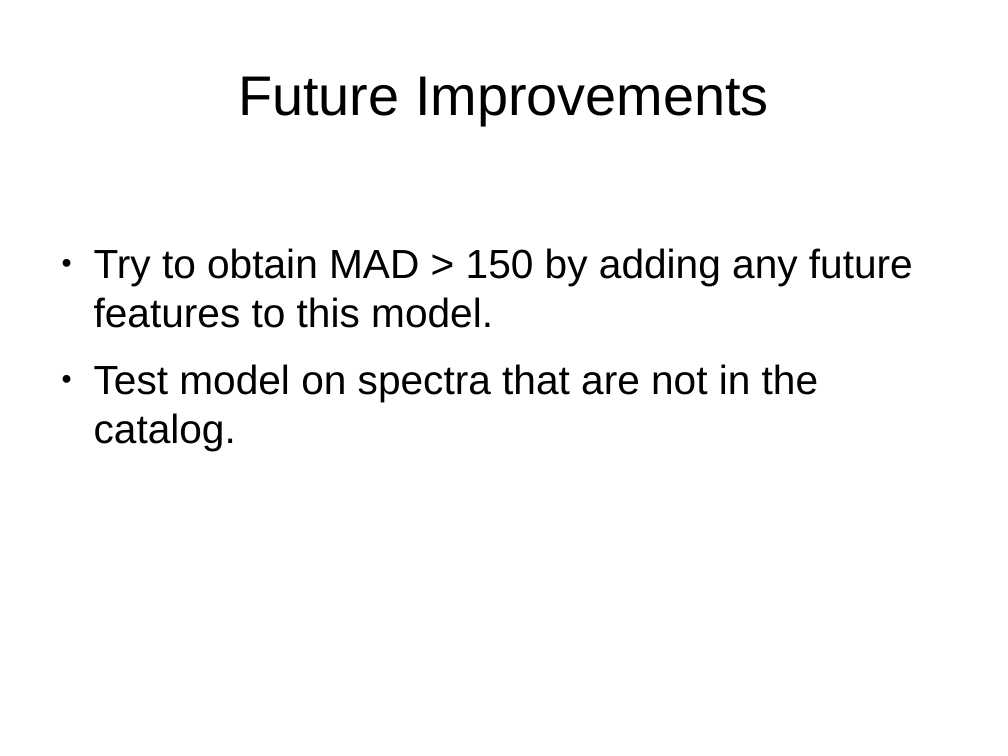
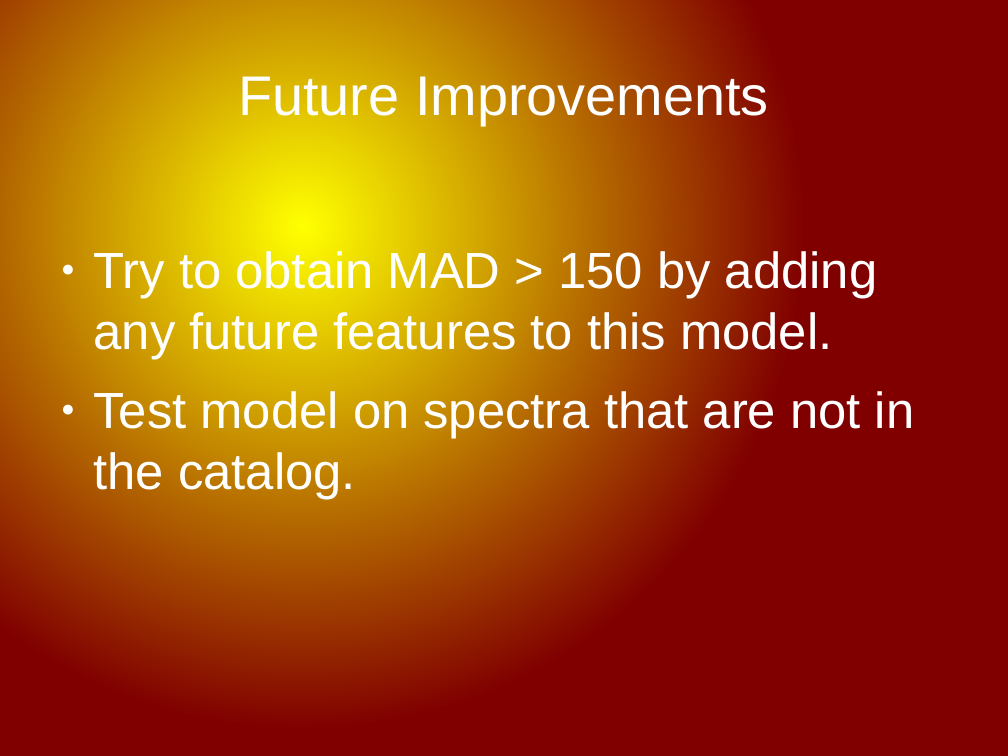
Before and after one commit to grd349/LearningLAMOST, a slide deck: slide 9 of Plots/TempModPresent.odp (slide 7 before the commit). Drawn at 1008x756 pixels with LibreOffice and Linux fonts; fonts in the diff are those of the drawing. Boxes give left, top, right and bottom in pixels: in the first picture for what was removed or moved away, otherwise in the second. Text is boxed around its words. In the diff, an @@ line names an element or a change of style, - is before the commit and + after.

```diff
--- a/Plots/TempModPresent.odp
+++ b/Plots/TempModPresent.odp
@@ background #FFFFFF to gradient #FFFF00 to #800000 @@
@@ title "Future Improvements" at (x1=238, y1=71, x2=769, y2=125): text colour #000000 to #FFFFFF @@
@@ text "Try to obtain MAD > ..." at (x1=94, y1=251, x2=915, y2=500): size 32 to 40 pt, text colour #000000 to #FFFFFF; bullet colour #000000 to #FFFFFF @@
```
Also in this commit, not shown: 6 other slides changed, 3 slides added.
